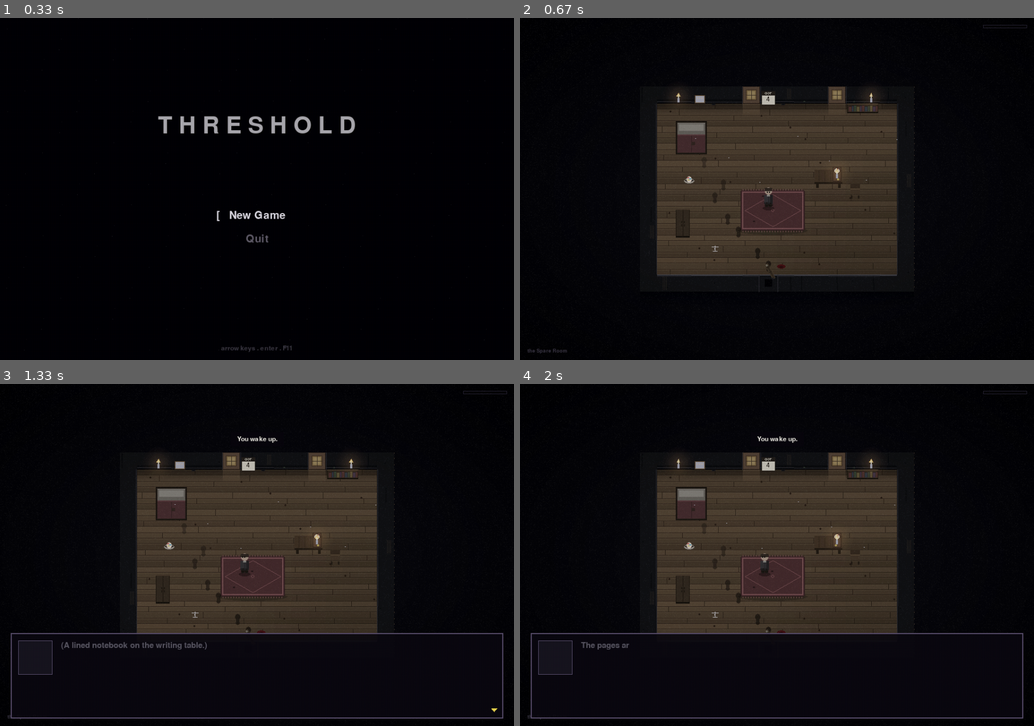
Above: before the commit, frames 1-4 (two rows, left to right).
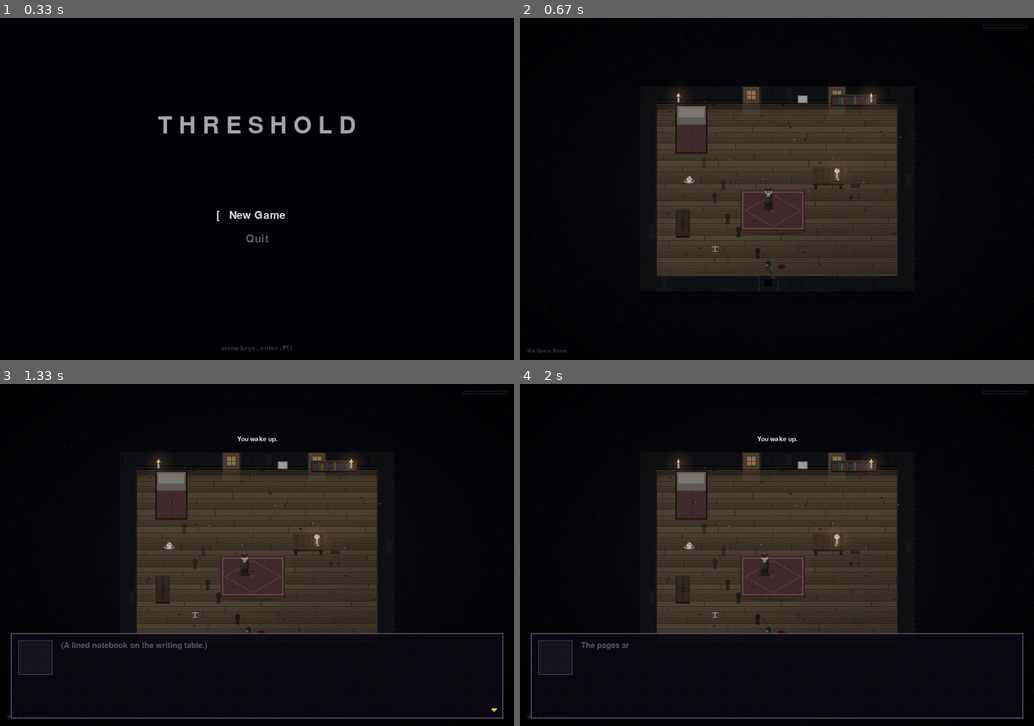
Above: after the commit, the same moments.

Repository: AV-ASU/Threshold
Game: pygame game, started from main.py
The game is run twice, just before and just after one commit, with the same random seed, the same clock (stepped at 60 frames per second) and the same inputs.
Inputs:
- Up to frame 1 (0.33 s): no input
- Up to frame 2 (0.67 s): tap Enter at 0.33 s
- Up to frame 3 (1.33 s): type "ann" at 0.67 s; tap Enter at 1 s; tap Space at 1.22 s
- Up to frame 4 (2 s): type "a" at 1.55 s; tap Enter at 1.68 s

Frame 1 is identical in both runs. In frame 2, 1.0% of the frame differs, in the area x 30-75%, y 21-50%; in frame 3, 1.0%; in frame 4, 1.0%.

Commit message:
Bedroom dressing: bigger furniture, drop calendar, shelf over window
Bumps the bedroom furniture sizes (2x3 cot head-to-wall, longer/lower
bookshelf, chunkier desk). Moves the framed photo to the north wall
between the windows, removes the wall calendar (and its opening-anomaly
script), and shoves the bookshelf up so it crowds the lower half of the
east window.

https://claude.ai/code/session_01HUbJgATxSor8UL2bsR586A

Diff:
--- a/scenes/house.py
+++ b/scenes/house.py
@@ -39,8 +39,8 @@
     # wall. 'i' = window, 'D' = south door.
     objects = [
         "WWWWWWiWWWWiWWWW",   # 0  north wall, two windows
-        "W...........XX.W",   # 1  bookshelf footprint (cols 12-13)
-        "W.XX...........W",   # 2  cot footprint (cols 2-3, rows 2-3)
+        "W.XX.......XXX.W",   # 1  cot head (2-3) + long bookshelf (11-13)
+        "W.XX...........W",   # 2  cot footprint (cols 2-3, rows 1-3)
         "W.XX...........W",   # 3
         "W..............W",   # 4
         "W.........XX...W",   # 5  writing desk footprint (cols 10-11)
@@ -74,10 +74,13 @@
     # footprints in the object map). A 2x2 cot in the corner, a long
     # shallow bookshelf on the north wall, a writing desk + chair, a
     # tall wardrobe on the west wall.
-    sc.add_decoration(Decoration(3 * TILE, 3 * TILE, "bed", w=58, h=62))
-    sc.add_decoration(Decoration(13 * TILE, 1 * TILE + 9, "bookshelf",
-                                 w=58, h=18, seed=5))
-    sc.add_decoration(Decoration(11 * TILE, 5 * TILE + 12, "table", w=52, h=36))
+    sc.add_decoration(Decoration(3 * TILE, 2 * TILE + 16, "bed", w=60, h=92))
+    # Bookshelf shoved up against the north wall so it covers the lower
+    # part of the east window -- a tall room, a long low case crowding
+    # the glass.
+    sc.add_decoration(Decoration(12 * TILE + 16, 1 * TILE - 6, "bookshelf",
+                                 w=86, h=22, seed=5))
+    sc.add_decoration(Decoration(11 * TILE, 5 * TILE + 12, "table", w=58, h=42))
     sc.add_decoration(Decoration(12 * TILE + 18, 6 * TILE + 4, "chair",
                                  w=22, h=28))
     sc.add_decoration(Decoration(2 * TILE + 16, 8 * TILE, "wardrobe",
@@ -92,19 +95,12 @@
     sc.add_decoration(Decoration(2 * TILE + 8,  0 * TILE + 22, "candle"))
     sc.add_decoration(Decoration(13 * TILE + 16, 0 * TILE + 22, "candle"))
     sc.add_decoration(Decoration(11 * TILE + 16, 5 * TILE + 4, "candle"))
-    # A photo above the cot (north wall) and a phantom_mark scratched
-    # into the wood beside the wardrobe -- subtle, easy to miss the
+    # A framed photo on the north wall between the windows, and a
+    # phantom_mark scratched into the wood -- subtle, easy to miss the
     # first session.
-    sc.add_decoration(Decoration(3 * TILE + 16, 0 * TILE + 24, "photo"))
+    sc.add_decoration(Decoration(9 * TILE + 16, 0 * TILE + 24, "photo"))
     sc.add_decoration(Decoration(4 * TILE + 12, 9 * TILE + 16,
                                  "phantom_mark"))
-    # Wall calendar -- redesigned to MMM + day card. Day 1 = Oct 4
-    # so the prop reads "OCT 4" on the first morning.
-    sc._calendar = Decoration(
-        7 * TILE + 16, 0 * TILE + 22, "calendar",
-        today_d=4, month=10, month_days=31,
-    )
-    sc.add_decoration(sc._calendar)
     # Drifting motes through the room -- dust in old light.
     for i in range(7):
         sc.add_decoration(Decoration(3 * TILE + i * 64,
@@ -172,15 +168,6 @@
         "wake_notice_armed":   True,    # fires on first step
         "silhouette_at":       28.0,    # passing-figure scare
         "silhouette_done":     False,
-        # Calendar anomaly. ~12s in, the wall calendar's
-        # highlighted "today" cell silently jumps to the wrong
-        # day for ~0.8s then resolves. The player who happens to
-        # be looking sees a date that can't be right; the player
-        # who isn't is unaffected. No sound, no notice -- the
-        # whole point is deniability. One-shot per session.
-        "calendar_anomaly_at":   12.0,
-        "calendar_anomaly_dur":  0.8,
-        "calendar_anomaly_state": "armed",   # armed -> firing -> done
     }
     scene._spawn_pos = scene.spawns.get("default", (0, 0))
 
@@ -231,29 +218,6 @@
             scene.decorations.remove(deco)
         scene._silhouette_remove_at = None
         scene._silhouette_deco = None
-    # Calendar anomaly. Fire-and-forget: at the armed timestamp,
-    # swap the calendar's today_d to a wrong value; once the dur
-    # has elapsed, restore the saved real date. No sound. The
-    # player either sees it or doesn't.
-    cal = getattr(scene, "_calendar", None)
-    state = slots.get("calendar_anomaly_state", "done")
-    if (cal is not None and state == "armed"
-            and scene._opening_t >= slots["calendar_anomaly_at"]):
-        slots["calendar_anomaly_state"] = "firing"
-        slots["calendar_anomaly_end"] = (
-            scene._opening_t + slots["calendar_anomaly_dur"]
-        )
-        slots["calendar_real_d"] = cal.kwargs.get("today_d", 1)
-        # Pick a wrong date that is plausibly off-by-N. Halloween
-        # works as a tell here: an Oct save reading Nov 1 is the
-        # exact "I'm one day past where I should be" beat. Fall
-        # back to today + 1 if the month doesn't allow it.
-        wrong = slots["calendar_real_d"] + 1
-        cal.kwargs["today_d"] = wrong
-    elif (cal is not None and state == "firing"
-            and scene._opening_t >= slots["calendar_anomaly_end"]):
-        slots["calendar_anomaly_state"] = "done"
-        cal.kwargs["today_d"] = slots["calendar_real_d"]
     # Drain mud as the player walks. Each tick where they have
     # moved bleeds a little off the boots; standing still does
     # not. Floors clean themselves in about 25-30 seconds of
